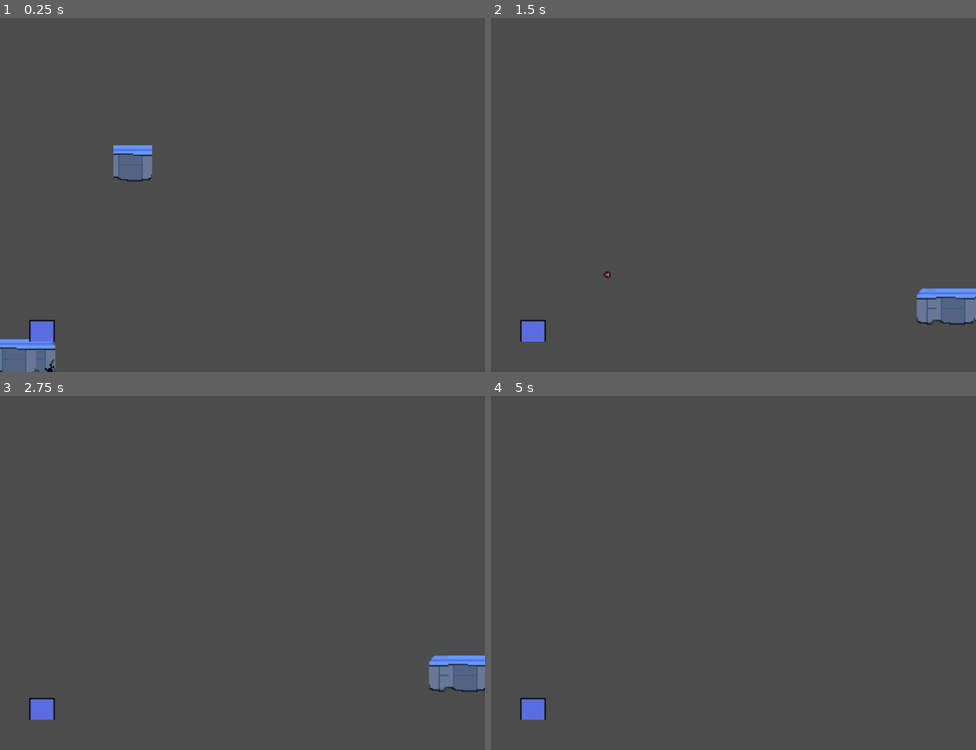
Above: before the commit, frames 1-4 (two rows, left to right).
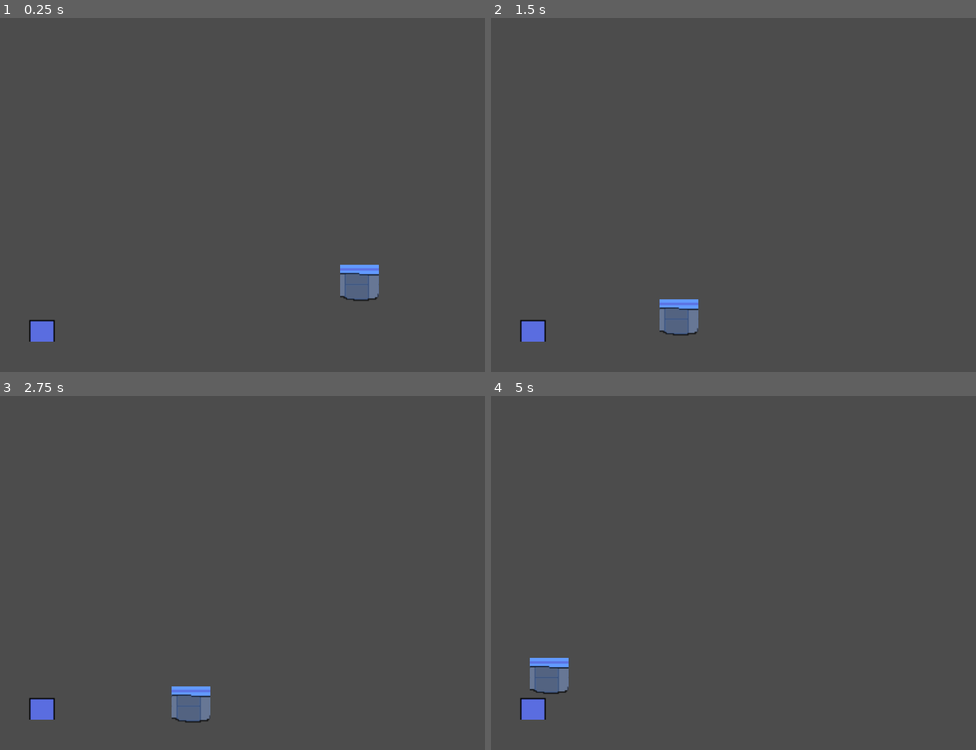
Above: after the commit, the same moments.

Repository: crisleiva/Brackeys
Game: Godot game, scene res://Scenes/MainScene.tscn
The game is run twice, just before and just after one commit, with the same random seed, the same clock (stepped at 60 frames per second) and the same inputs. The project has no main scene, so this scene is started directly.
Inputs:
- Up to frame 1 (0.25 s): no input
- Up to frame 2 (1.5 s): hold Space (shoot) 0.53-1.28 s; hold Right (move_right) from 0.53 s (still down); tap W (jump) at 0.77 s; tap Space (shoot) at 1.35 s
- Up to frame 3 (2.75 s): tap W (jump) at 1.52 s; tap Enter at 2 s; release Right (move_right) at 2.03 s; hold A (move_left) from 2.03 s (still down); hold Space (shoot) from 2.03 s (still down)
- Up to frame 4 (5 s): release A (move_left) at 2.78 s; release Space (shoot) at 2.78 s; hold Right (move_right) 2.78-4.28 s; tap Space (shoot) at 2.85, 4.35 s; tap W (jump) at 3.02, 3.77, 4.52 s; hold Space (shoot) 3.53-4.28 s; hold A (move_left) from 4.28 s (still down)

The runs differ from the first frame. In frame 1, 2.6% of the frame differs, in the area x 0-79%, y 35-100%; in frame 2, 2.0%; in frame 3, 1.9%; in frame 4, 0.8%.

Commit message:
added gui

Diff:
--- a/Scenes/MainScene.tscn
+++ b/Scenes/MainScene.tscn
@@ -1,8 +1,9 @@
-[gd_scene load_steps=11 format=2]
+[gd_scene load_steps=12 format=2]
 
 [ext_resource path="res://Scenes/Actors/Character.tscn" type="PackedScene" id=1]
 [ext_resource path="res://Assets/Sprites/GrayBlocl.png" type="Texture" id=2]
 [ext_resource path="res://Assets/Sprites/TileSet.png" type="Texture" id=3]
+[ext_resource path="res://Scenes/UI/GUI.tscn" type="PackedScene" id=4]
 
 [sub_resource type="ConvexPolygonShape2D" id=1]
 points = PoolVector2Array( 0, 0, 32, 0, 32, 32, 0, 32 )
@@ -181,10 +182,21 @@
 [node name="MainScene" type="Node2D"]
 
 [node name="TileMap" type="TileMap" parent="."]
+position = Vector2( -5.04535, -174.906 )
 tile_set = SubResource( 7 )
 cell_size = Vector2( 32, 32 )
 format = 1
 tile_data = PoolIntArray( -131061, 3, 0, 720895, 1, 0, 786431, 1, 0, 851967, 1, 0, 917503, 1, 0, 983039, 1, 0, 917515,  …(2556 unchanged characters)…
 
+[node name="GUI" parent="." instance=ExtResource( 4 )]
+anchor_left = 0.5
+anchor_top = 1.0
+anchor_right = 0.5
+anchor_bottom = 1.0
+margin_left = 289.675
+margin_top = 439.311
+margin_right = 601.675
+margin_bottom = 479.311
+
 [node name="Character" parent="." instance=ExtResource( 1 )]
-position = Vector2( 292.742, 564.514 )
+position = Vector2( 101.018, 285.336 )
--- /dev/null
+++ b/Scenes/UI/GUI.tscn
@@ -0,0 +1,102 @@
+[gd_scene load_steps=7 format=2]
+
+[ext_resource path="res://Assets/Sprites/lifeguage_fill.png" type="Texture" id=1]
+[ext_resource path="res://Assets/Sprites/rewind_guage.png" type="Texture" id=2]
+[ext_resource path="res://Assets/Sprites/rewind_guage_fill.png" type="Texture" id=3]
+[ext_resource path="res://Assets/Sprites/HP.png" type="Texture" id=4]
+[ext_resource path="res://Assets/Sprites/lifeguage.png" type="Texture" id=5]
+[ext_resource path="res://Assets/Sprites/Background.png" type="Texture" id=6]
+
+[node name="GUI" type="MarginContainer"]
+anchor_right = 1.0
+margin_left = 20.0
+margin_top = 20.0
+margin_right = 20.0
+margin_bottom = 20.0
+__meta__ = {
+"_edit_use_anchors_": false
+}
+
+[node name="HBoxContainer" type="HBoxContainer" parent="."]
+margin_right = 800.0
+margin_bottom = 40.0
+
+[node name="bars" type="VBoxContainer" parent="HBoxContainer"]
+margin_right = 308.0
+margin_bottom = 40.0
+
+[node name="bar" type="HBoxContainer" parent="HBoxContainer/bars"]
+margin_right = 308.0
+margin_bottom = 40.0
+
+[node name="Count" type="MarginContainer" parent="HBoxContainer/bars/bar"]
+margin_right = 100.0
+margin_bottom = 40.0
+
+[node name="Background" type="NinePatchRect" parent="HBoxContainer/bars/bar/Count"]
+margin_right = 100.0
+margin_bottom = 40.0
+rect_min_size = Vector2( 100, 40 )
+texture = ExtResource( 6 )
+
+[node name="Title" type="TextureRect" parent="HBoxContainer/bars/bar/Count/Background"]
+margin_right = 50.0
+margin_bottom = 40.0
+texture = ExtResource( 4 )
+stretch_mode = 4
+__meta__ = {
+"_edit_use_anchors_": false
+}
+
+[node name="Number" type="Label" parent="HBoxContainer/bars/bar/Count/Background"]
+anchor_right = 1.0
+anchor_bottom = 1.0
+margin_right = -7.0
+text = "10
+"
+align = 2
+valign = 1
+__meta__ = {
+"_edit_use_anchors_": false
+}
+
+[node name="Protection" type="Label" parent="HBoxContainer/bars/bar/Count/Background"]
+anchor_left = 1.0
+anchor_top = 1.0
+anchor_right = 1.0
+anchor_bottom = 1.0
+margin_left = -100.0
+margin_top = -40.0
+margin_right = -6.0
+margin_bottom = 13.0
+text = "RP
+"
+align = 2
+valign = 2
+__meta__ = {
+"_edit_use_anchors_": false
+}
+
+[node name="LifeGauge" type="TextureProgress" parent="HBoxContainer/bars/bar"]
+margin_left = 95.0
+margin_top = -5.0
+margin_right = 195.0
+margin_bottom = 35.0
+value = 10.0
+texture_under = ExtResource( 5 )
+texture_progress = ExtResource( 1 )
+
+[node name="RewindGauge" type="TextureProgress" parent="HBoxContainer/bars/bar"]
+margin_left = 78.0
+margin_top = 15.0
+margin_right = 178.0
+margin_bottom = 55.0
+max_value = 5.0
+value = 2.0
+texture_under = ExtResource( 2 )
+texture_progress = ExtResource( 3 )
+
+[node name="counters" type="HBoxContainer" parent="HBoxContainer"]
+margin_left = 312.0
+margin_right = 312.0
+margin_bottom = 40.0
--- a/Scripts/Actors/Character.gd
+++ b/Scripts/Actors/Character.gd
@@ -17,7 +17,18 @@
 var velocity = Vector2()
 var bullet_delay = 1
 var can_shoot = true
-
+var damage = 0
+var can_rewind = false
+var weapons = {
+	"pistol": {
+		damage = 1,
+		can_rewind = false
+	},
+	"rewind_gun": {
+		damage = 0,
+		can_rewind = true
+	}
+}
 
 func _get_input():
 	var move_direction = -int(Input.is_action_pressed("move_left")) + int(Input.is_action_pressed("move_right"))
Binary file added: Assets/Sprites/Background.png
Not shown, added: Assets/Sprites/Background.png.import
Binary file added: Assets/Sprites/HP.png
Not shown, added: Assets/Sprites/HP.png.import
Binary file added: Assets/Sprites/lifeguage.png
Not shown, added: Assets/Sprites/lifeguage.png.import
Binary file added: Assets/Sprites/lifeguage_fill.png
Not shown, added: Assets/Sprites/lifeguage_fill.png.import
Binary file added: Assets/Sprites/rewind_guage.png
Not shown, added: Assets/Sprites/rewind_guage.png.import
Binary file added: Assets/Sprites/rewind_guage_fill.png
Not shown, added: Assets/Sprites/rewind_guage_fill.png.import
